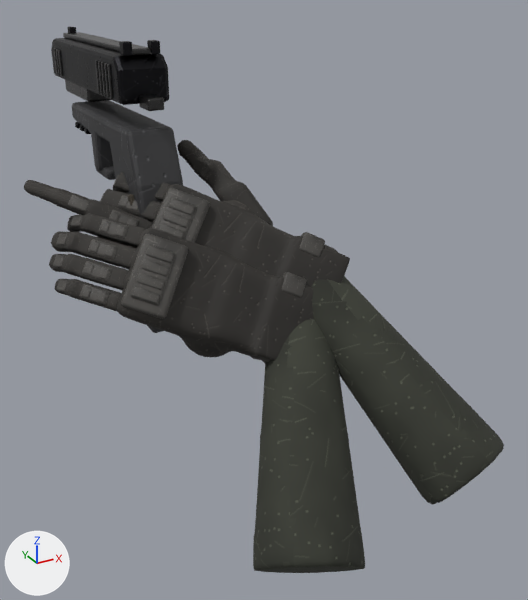
An edit to the glTF model models/weapons/pistol.glb, drawn before and after from the same camera.
Both versions are drawn from a camera (50 mm lens) standing at (-0.153, -0.468, 0.082) and looking at (0.058, -0.085, -0.11). Every picture has the same lights, and +X, +Y and +Z are marked at lower left. The older version comes first. Where no turn or scale is listed for an object, it has been applied to the vertices.

In view in the first picture: 'forearm_L', 'forearm_R', 'frame', 'hand_L_finger0', 'hand_L_finger1', 'hand_L_finger2', 'hand_L_finger3', 'hand_L_jp0', 'hand_L_jp2', 'hand_L_jp3', 'hand_L_kp0', 'hand_L_kp1', 'hand_L_kp3', 'hand_L_mesh', 'hand_L_pad', 'hand_R_finger1', 'hand_R_mesh', 'hand_R_pad', 'hand_R_thumb', 'slide_body' and 47 more.
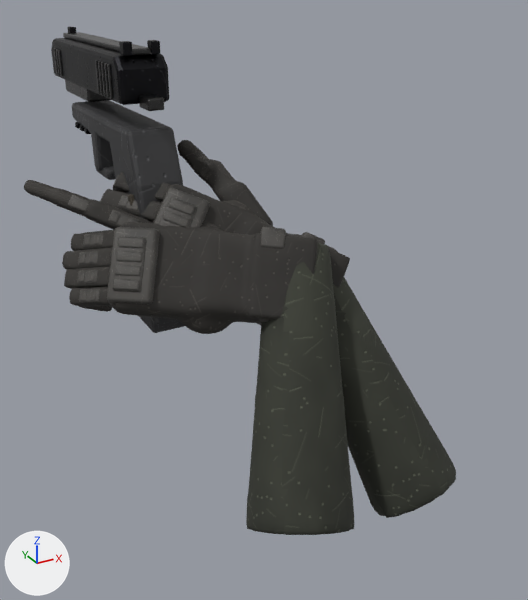
ob_hand_l is not drawn itself; it is the parent of ob_hand_l_buckle, ob_hand_l_cuff_ring, ob_hand_l_finger0, ob_hand_l_finger1, ob_hand_l_finger2, ob_hand_l_finger3, ob_hand_l_jp0, ob_hand_l_jp1.

Where the change shows, as pixel boxes [x1, y1, x2, y2] in the pictures (528 x 600 px):
'forearm_L', moved, turned
    before: [253, 319, 365, 573]
    after: [246, 243, 354, 535]
'forearm_R', moved, turned
    before: [311, 276, 504, 505]
    after: [333, 277, 456, 518]
'hand_L_mesh', moved, turned
    before: [117, 228, 314, 361]
    after: [108, 222, 318, 334]
'hand_L_pad', moved, turned
    before: [121, 234, 188, 319]
    after: [107, 227, 160, 305]
'hand_L_finger2', moved, turned
    before: [51, 231, 137, 269]
    after: [62, 247, 113, 270]
'hand_L_finger1', moved, turned
    before: [49, 254, 129, 290]
    after: [64, 267, 110, 289]
'hand_L_finger3', moved, turned
    before: [67, 213, 146, 248]
    after: [71, 229, 115, 251]
'hand_L_pad_crown', moved, turned
    before: [130, 244, 176, 305]
    after: [112, 236, 146, 292]
'hand_L_finger0', moved, turned
    before: [55, 279, 122, 312]
    after: [69, 287, 112, 312]
'hand_L_buckle', moved, turned
    before: [282, 272, 306, 297]
    after: [261, 227, 286, 248]
'hand_L_tpr_bridge1', moved, turned
    before: [136, 273, 165, 290]
    after: [115, 265, 141, 276]
'hand_L_tpr_bridge2', moved, turned
    before: [141, 259, 169, 276]
    after: [116, 251, 143, 262]
'hand_L_tpr_bridge3', moved, turned
    before: [146, 245, 174, 263]
    after: [118, 237, 144, 248]
'hand_L_tpr_bridge0', moved, turned
    before: [132, 286, 160, 304]
    after: [113, 279, 139, 290]
'hand_L_kp3', moved, turned
    before: [99, 219, 128, 239]
    after: [83, 232, 103, 247]
'hand_L_kp2', moved, turned
    before: [88, 239, 118, 259]
    after: [78, 251, 98, 265]
'hand_L_kp0', moved, turned
    before: [80, 284, 110, 305]
    after: [79, 288, 100, 303]
'hand_L_kp1', moved, turned
    before: [82, 261, 112, 281]
    after: [77, 270, 98, 284]
'hand_L_kp1_slot-1', moved, turned
    before: [99, 267, 110, 279]
    after: [88, 271, 95, 282]
'hand_L_kp2_slot-1', moved, turned
    before: [104, 245, 115, 257]
    after: [88, 252, 96, 263]
'hand_L_kp0_slot-1', moved, turned
    before: [96, 290, 107, 303]
    after: [90, 289, 97, 300]
'hand_L_kp2_slot1', moved, turned
    before: [89, 240, 100, 253]
    after: [79, 253, 86, 264]
'hand_L_kp1_slot1', moved, turned
    before: [84, 262, 95, 275]
    after: [78, 271, 85, 282]
'hand_L_kp3_slot1', moved, turned
    before: [100, 220, 111, 232]
    after: [84, 235, 91, 245]
'hand_L_kp3_slot-1', moved, turned
    before: [115, 225, 126, 237]
    after: [94, 234, 101, 245]
'hand_L_kp0_slot1', moved, turned
    before: [81, 285, 92, 298]
    after: [80, 290, 87, 301]
'hand_L_jp3', moved, turned (not visible afterwards)
    before: [71, 215, 83, 227]
'hand_L_jp1', moved, turned (not visible afterwards)
    before: [53, 255, 65, 268]
'hand_L_jp0', moved, turned (not visible afterwards)
    before: [57, 279, 69, 292]
'hand_L_jp2', moved, turned (not visible afterwards)
    before: [56, 233, 68, 245]
'hand_L_strap', moved, turned (mostly hidden)
    before: [250, 356, 270, 362]
    after: [257, 319, 269, 325]
'hand_L_thumb', moved, turned (not visible before)
    after: [123, 192, 219, 229]
'hand_L_cuff_ring', moved, turned (not visible before)
    after: [286, 233, 303, 237]
'hand_R_mesh', unchanged, covered by the edit
    before: [150, 184, 350, 287]
    after: [153, 184, 350, 288]

What the commit changed:
Object 'forearm_L' (ob_forearm_l) moves from (0.0407, -0.164, -0.152) to (0.0407, -0.158, -0.129).
Object 'forearm_L' (ob_forearm_l) turns from (132, 0, -27) to (147, 0, -28) degrees about x, y and z.
Object 'forearm_R' (ob_forearm_r) moves from (0.0944, -0.162, -0.13) to (0.0897, -0.15, -0.142).
Object 'forearm_R' (ob_forearm_r) turns from (128, 0, 23) to (146, 0, 23) degrees about x, y and z.
Object 'hand_L' (ob_hand_l) moves from (0.00405, -0.104, -0.0865) to (-0.0017, -0.0986, -0.0744).
Object 'hand_L' (ob_hand_l) turns from (46, -55, 30) to (11, -57, 53) degrees about x, y and z.
Object 'hand_L_finger0' (ob_hand_l_finger0) moves from (-0.0195, 0.0534, -0.0115) to (-0.0168, 0.0518, -0.0139).
Object 'hand_L_finger0' (ob_hand_l_finger0) turns from (-29, 0, 0) to (-39, 0, 0) degrees about x, y and z.
Object 'hand_L_finger1' (ob_hand_l_finger1) moves from (-0.0065, 0.056, -0.0129) to (-0.00559, 0.0541, -0.0157).
Object 'hand_L_finger1' (ob_hand_l_finger1) turns from (-29, 0, 0) to (-39, 0, 0) degrees about x, y and z.
Object 'hand_L_finger2' (ob_hand_l_finger2) moves from (0.0065, 0.057, -0.0134) to (0.00559, 0.055, -0.0164).
Object 'hand_L_finger2' (ob_hand_l_finger2) turns from (-29, 0, 0) to (-39, 0, 0) degrees about x, y and z.
Object 'hand_L_finger3' (ob_hand_l_finger3) moves from (0.0195, 0.0554, -0.0126) to (0.0168, 0.0535, -0.0153).
Object 'hand_L_finger3' (ob_hand_l_finger3) turns from (-29, 0, 0) to (-39, 0, 0) degrees about x, y and z.
Object 'hand_L_jp0' (ob_hand_l_jp0) moves from (-0.0195, 0.0726, -0.0241) to (-0.0168, 0.0666, -0.0308).
Object 'hand_L_jp0' (ob_hand_l_jp0) turns from (-71, 0, 0) to (-97, 0, 0) degrees about x, y and z.
Object 'hand_L_jp2' (ob_hand_l_jp2) turns from (-71, 0, 0) to (-97, 0, 0) degrees about x, y and z.
Object 'hand_L_jp3' (ob_hand_l_jp3) moves from (0.0195, 0.0772, -0.0277) to (0.0168, 0.07, -0.0352).
Object 'hand_L_jp3' (ob_hand_l_jp3) turns from (-71, 0, 0) to (-97, 0, 0) degrees about x, y and z.
Object 'hand_L_kp0' (ob_hand_l_kp0) moves from (-0.0195, 0.0554, -0.00789) to (-0.0168, 0.0544, -0.0107).
Object 'hand_L_kp1' (ob_hand_l_kp1) moves from (-0.0065, 0.0583, -0.00882) to (-0.00559, 0.0571, -0.0121).
Object 'hand_L_kp3' (ob_hand_l_kp3) moves from (0.0195, 0.0574, -0.0088) to (0.0168, 0.0563, -0.0119).
